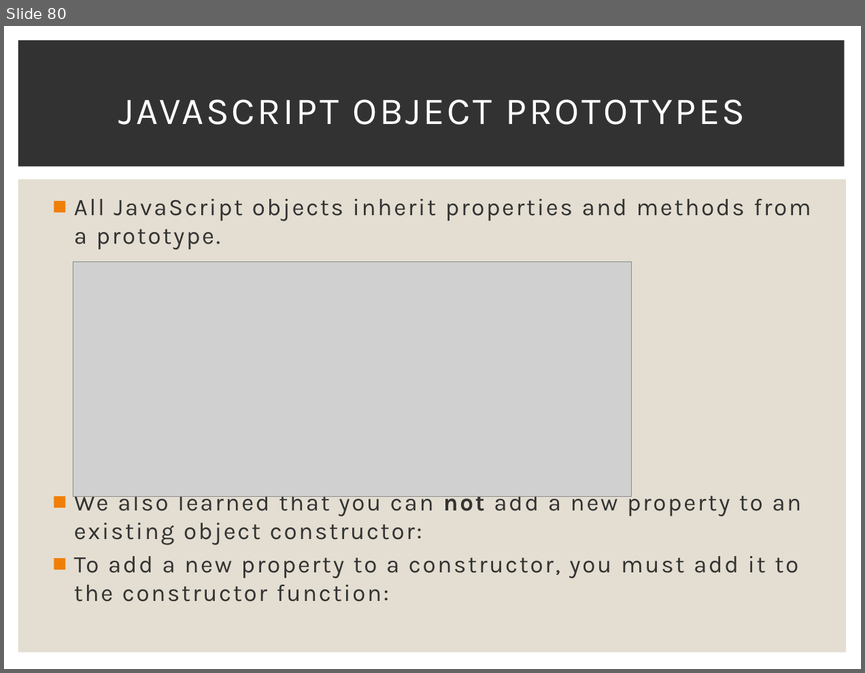
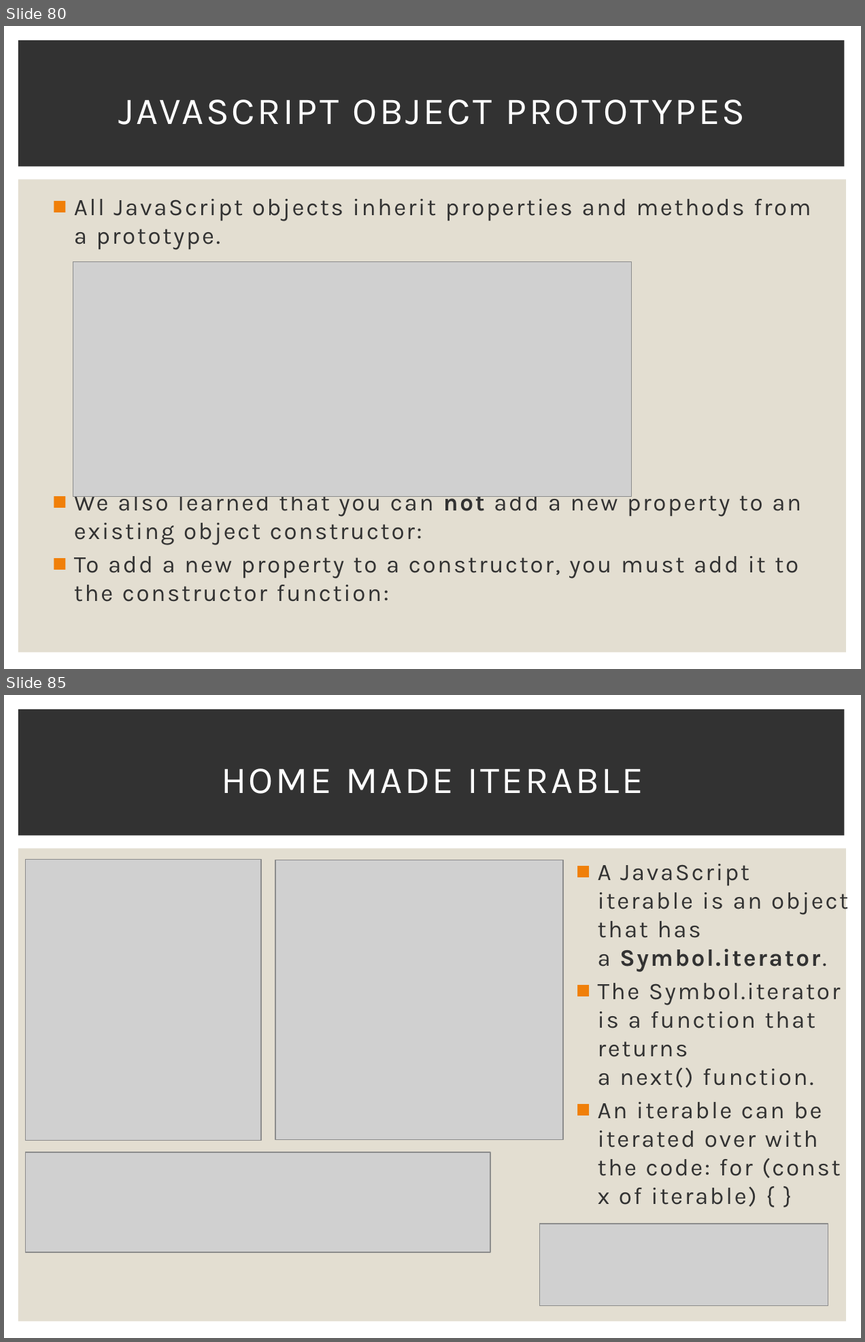
Before and after one commit to Karamihova/Fundamentals-JS, a slide deck: Programming Prep.pptx. Shown one above the other, each under a label of ours: slide 80 before the commit, slides 80 and 85 after it; the slides between them are not shown. The pictures are 865x673 and 865x1342 pixels, drawn with LibreOffice and Linux fonts; fonts in the diff are those of the drawing; grey boxes stand for pictures. Boxes give left, top, right and bottom in pixels: in the first picture for what was removed or moved away, otherwise in the second. Text is boxed around its words. In the diff, an @@ line names an element or a change of style, - is before the commit and + after.

Commit message:
Study Objects and Classes

```diff
--- a/Programming Prep.pptx
+++ b/Programming Prep.pptx
@@ slide 85 added at (4,695,861,1338), background #FFFFFF; not listed: 2 template elements that a slide beside it also shows @@
@@ title added at (221,768,643,794), 32 pt, text #FFFFFF @@
+HOME MADE ITERABLE
@@ picture added at (26,860,261,1140) @@
@@ picture added at (275,860,564,1139) @@
@@ text added at (598,864,848,1178), 20 pt, text #323232 @@
+■ A JavaScript iterable is an object that has a Symbol.iterator.
+■ The Symbol.iterator is a function that returns a next() function.
+■ An iterable can be iterated over with the code: for (const x of iterable) { }
@@ picture added at (26,1152,490,1252) @@
@@ picture added at (540,1223,827,1306) @@
```
Also in this commit, not shown: 1 slide changed, 21 other slides added, 3 other files.
